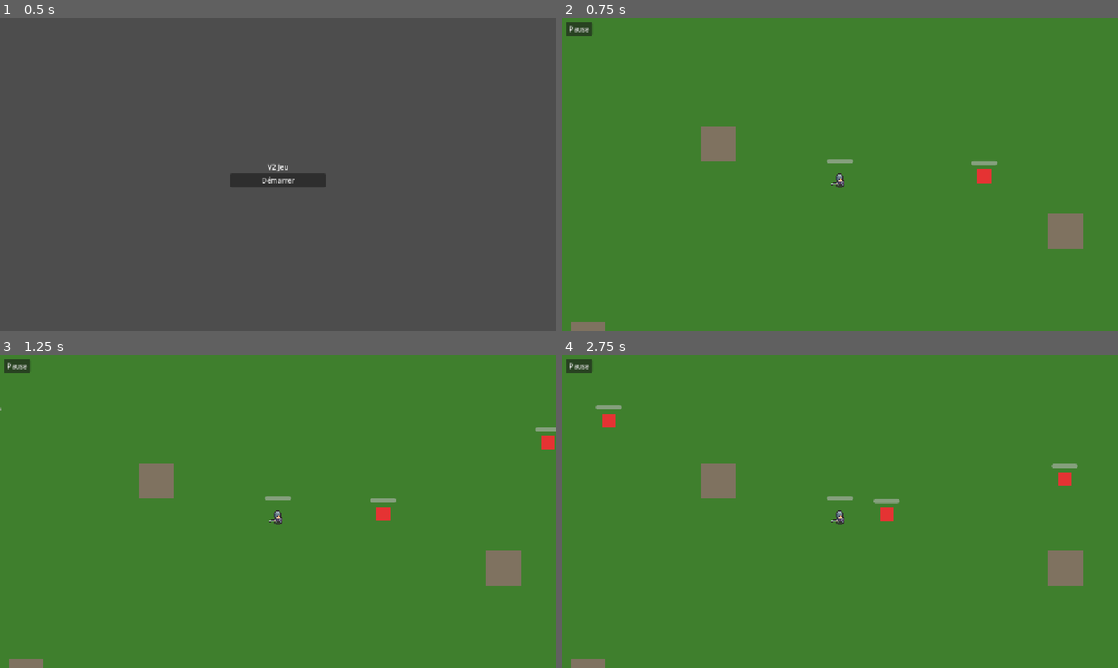
Above: before the commit, frames 1-4 (two rows, left to right).
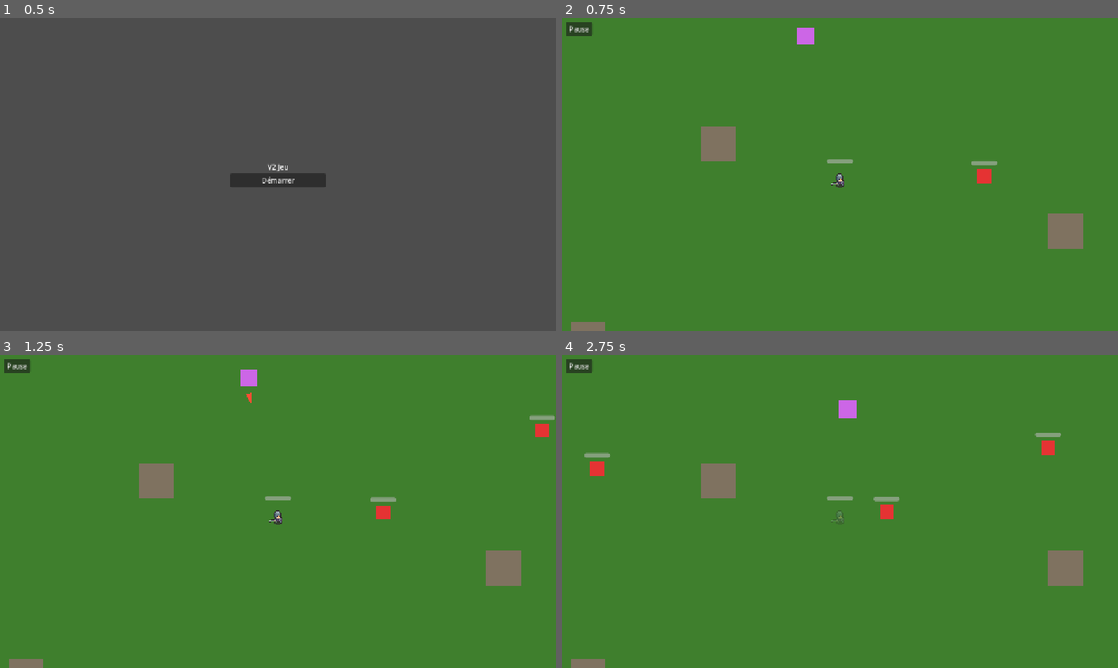
Above: after the commit, the same moments.

Repository: zwentty/v-2-jeu
Game: Godot game, scene res://scenes/menus/menu.tscn
Two runs of this game, one before a commit and one after it. Both use one fixed random seed, a clock stepped at 60 frames per second and the inputs below.
Inputs:
- Up to frame 1 (0.5 s): no input
- Up to frame 2 (0.75 s): click "Démarrer" at 0.5 s
- Up to frame 3 (1.25 s): no input
- Up to frame 4 (2.75 s): click "Pause" at 1.25 s; click "▶ Reprendre" at 2 s

Frame 1 is identical in both runs. In frame 2, 0.2% of the frame differs, in the area x 42-46%, y 3-9%; in frame 3, 0.5%; in frame 4, 1.1%, in the area x 4-93%, y 14-55%.

Commit message:
test

Diff:
--- a/scenes/enemy/enemy.gd
+++ b/scenes/enemy/enemy.gd
@@ -83,6 +83,12 @@
 	hitbox_shape.disabled = true
 	hitbox_visual.visible = false
 
+	# Désactiver les ennemis de la salle 2 jusqu'à ce que le joueur y entre
+	if room_number == 2:
+		visible = false
+		process_mode = Node.PROCESS_MODE_DISABLED
+		detection_area.monitoring = false
+
 	_pick_patrol_point()  # Choisir un premier point de patrouille
 
 # === BOUCLE PRINCIPALE ===
@@ -126,6 +132,7 @@
 func _state_engage(delta: float) -> void:
 	# Si le joueur disparaît ou change de salle → retourner en patrouille
 	if player == null or not _player_in_same_room():
+		player = null  # Réinitialiser la référence pour permettre une nouvelle détection
 		state = State.PATROL
 		_pick_patrol_point()
 		return
@@ -165,8 +172,12 @@
 
 		# Retourner en ENGAGE après la durée d'attaque
 		await get_tree().create_timer(HITBOX_ACTIVE_DURATION).timeout
-		if state == State.ATTACK and player:
+		if state == State.ATTACK and player and _player_in_same_room():
 			state = State.ENGAGE
+		elif state == State.ATTACK:
+			player = null  # Réinitialiser si joueur a changé de salle
+			state = State.PATROL
+			_pick_patrol_point()
 
 # DEAD : Ne rien faire (l'ennemi sera supprimé)
 func _state_dead() -> void:
@@ -197,7 +208,10 @@
 func _on_player_detected(body: Node2D) -> void:
 	if body.is_in_group("player") and state != State.DEAD:
 		player = body  # Mémoriser la référence au joueur
-		state = State.ENGAGE  # Passer en mode engagement
+
+		# Vérifier que le joueur est dans la même salle avant d'engager
+		if _player_in_same_room():
+			state = State.ENGAGE  # Passer en mode engagement seulement si même salle
 
 # === NAVIGATION ET MOUVEMENT ===
 
--- /dev/null
+++ b/scenes/enemy/ranged_enemy.gd
@@ -0,0 +1,299 @@
+extends CharacterBody2D
+# Ennemi à distance qui lance des projectiles
+# Reste à distance du joueur et tire périodiquement
+
+# === ÉNUMÉRATION DES ÉTATS ===
+enum State {
+	IDLE,    # Ennemi inactif
+	PATROL,  # Ennemi en patrouille
+	ENGAGE,  # Ennemi engagé (maintient distance optimale)
+	ATTACK,  # Ennemi en train de tirer
+	DEAD     # Ennemi mort
+}
+
+# === PARAMÈTRES EXPORTÉS ===
+@export var move_speed: float = 150.0           # Vitesse de déplacement (plus lent que l'ennemi mêlée)
+@export var health: int = 2                     # Points de vie (plus fragile)
+@export var shoot_cooldown: float = 2.0         # Temps entre deux tirs (secondes)
+@export var shoot_windup: float = 0.5           # Temps de préparation avant le tir
+@export var optimal_distance: float = 300.0     # Distance optimale par rapport au joueur
+@export var min_distance: float = 200.0         # Distance minimale (recule si plus proche)
+@export var max_distance: float = 400.0         # Distance maximale (avance si plus loin)
+@export var separation_radius: float = 60.0    # Rayon de séparation avec les autres ennemis
+@export var separation_force: float = 130.0    # Force de répulsion
+
+# === SCÈNE DU PROJECTILE ===
+@export var projectile_scene: PackedScene = preload("res://scenes/projectile/projectile.tscn")
+
+# === RÉFÉRENCES AUX NŒUDS ENFANTS ===
+@onready var nav_agent: NavigationAgent2D = $NavigationAgent2D
+@onready var detection_area: Area2D = $DetectionArea
+@onready var visual: ColorRect = $Visual  # Visuel temporaire (à remplacer par un sprite)
+
+# === VARIABLES D'ÉTAT ===
+var state: State = State.IDLE
+var player: Node2D = null
+var facing_direction: Vector2 = Vector2.RIGHT
+var patrol_target: Vector2 = Vector2.ZERO
+var patrol_timer: float = 0.0
+var shoot_timer: float = 0.0      # Cooldown entre les tirs
+var windup_timer: float = 0.0     # Timer de préparation du tir
+
+# === VARIABLES DE SALLE ===
+var room_number: int = 1
+var room_min_x: float = 0.0
+var room_max_x: float = 2560.0
+
+func _ready() -> void:
+	# Déterminer la salle en fonction de la position de spawn
+	if global_position.x < 2560.0:
+		room_number = 1
+		room_min_x = 0.0
+		room_max_x = 2560.0
+	else:
+		room_number = 2
+		room_min_x = 2560.0
+		room_max_x = 5120.0
+
+	# Configurer NavigationAgent2D
+	nav_agent.path_desired_distance = 4.0
+	nav_agent.target_desired_distance = 20.0
+	nav_agent.radius = 25.0
+	nav_agent.neighbor_distance = 250.0
+	nav_agent.max_neighbors = 8
+	nav_agent.max_speed = move_speed
+	nav_agent.avoidance_enabled = true
+	nav_agent.velocity_computed.connect(_on_velocity_computed)
+
+	# Enregistrer auprès de l'EnemyManager
+	EnemyManager.register(self)
+
+	# Connecter les signaux
+	detection_area.body_entered.connect(_on_player_detected)
+
+	# Désactiver les ennemis de la salle 2 jusqu'à ce que le joueur y entre
+	if room_number == 2:
+		visible = false
+		process_mode = Node.PROCESS_MODE_DISABLED
+		detection_area.monitoring = false
+
+	# Commencer en patrouille
+	state = State.PATROL
+	_pick_patrol_point()
+
+func _physics_process(delta: float) -> void:
+	# Décrémenter les timers
+	if shoot_timer > 0:
+		shoot_timer -= delta
+	if patrol_timer > 0:
+		patrol_timer -= delta
+
+	# Machine à états
+	match state:
+		State.IDLE:
+			_state_idle(delta)
+		State.PATROL:
+			_state_patrol(delta)
+		State.ENGAGE:
+			_state_engage(delta)
+		State.ATTACK:
+			_state_attack(delta)
+		State.DEAD:
+			_state_dead()
+
+# === ÉTATS ===
+
+# IDLE : Attendre avant de reprendre la patrouille
+func _state_idle(delta: float) -> void:
+	velocity = Vector2.ZERO
+	nav_agent.set_velocity(Vector2.ZERO)
+	move_and_slide()
+
+	if patrol_timer <= 0:
+		state = State.PATROL
+		_pick_patrol_point()
+
+# PATROL : Se déplacer vers un point de patrouille aléatoire
+func _state_patrol(delta: float) -> void:
+	_navigate_to(patrol_target)
+
+	if global_position.distance_to(patrol_target) < 30.0:
+		state = State.IDLE
+		patrol_timer = randf_range(1.0, 3.0)
+
+# ENGAGE : Maintenir distance optimale et tirer sur le joueur
+func _state_engage(delta: float) -> void:
+	# Si le joueur disparaît ou change de salle → retourner en patrouille
+	if player == null or not _player_in_same_room():
+		player = null
+		state = State.PATROL
+		_pick_patrol_point()
+		return
+
+	var dist = global_position.distance_to(player.global_position)
+
+	# Récupérer la position cible assignée par EnemyManager (cercle d'encerclement)
+	var target = EnemyManager.get_target_position(self)
+
+	_navigate_to(target)
+	_face_player()
+
+	# Tirer si le cooldown est prêt et dans la plage de distance
+	if shoot_timer <= 0 and dist >= min_distance and dist <= max_distance:
+		state = State.ATTACK
+		windup_timer = shoot_windup
+
+# ATTACK : Préparer et lancer le projectile
+func _state_attack(delta: float) -> void:
+	velocity = Vector2.ZERO
+	nav_agent.set_velocity(Vector2.ZERO)
+	move_and_slide()
+
+	# Continuer de regarder le joueur pendant la préparation
+	if player:
+		facing_direction = (player.global_position - global_position).normalized()
+
+	# Phase de préparation (windup)
+	if windup_timer > 0:
+		windup_timer -= delta
+		return
+
+	# Tirer le projectile
+	_shoot_projectile()
+	shoot_timer = shoot_cooldown
+
+	# Retourner en ENGAGE
+	if player and _player_in_same_room():
+		state = State.ENGAGE
+	else:
+		player = null
+		state = State.PATROL
+		_pick_patrol_point()
+
+# DEAD : Ne rien faire
+func _state_dead() -> void:
+	velocity = Vector2.ZERO
+	nav_agent.set_velocity(Vector2.ZERO)
+
+# === MÉTHODES AUXILIAIRES ===
+
+# Détection du joueur
+func _on_player_detected(body: Node2D) -> void:
+	if body.is_in_group("player") and state != State.DEAD:
+		player = body
+
+		# Vérifier que le joueur est dans la même salle avant d'engager
+		if _player_in_same_room():
+			state = State.ENGAGE
+
+# Navigation vers une cible
+func _navigate_to(target: Vector2) -> void:
+	nav_agent.set_target_position(target)
+
+	if nav_agent.is_navigation_finished():
+		return
+
+	var next_pos = nav_agent.get_next_path_position()
+	var direction = (next_pos - global_position).normalized()
+
+	# Ajouter séparation avec les autres ennemis
+	var separation = _calculate_separation()
+
+	# Ajouter évitement du joueur (importante pour ne pas le traverser)
+	var player_avoidance = _calculate_player_avoidance()
+
+	# Combiner toutes les forces
+	direction = (direction + separation + player_avoidance).normalized()
+
+	var desired_velocity = direction * move_speed
+	nav_agent.set_velocity(desired_velocity)
+
+# Callback de NavigationAgent2D
+func _on_velocity_computed(safe_velocity: Vector2) -> void:
+	velocity = safe_velocity
+	move_and_slide()
+
+# Calcul de la force de séparation avec les autres ennemis
+func _calculate_separation() -> Vector2:
+	var separation = Vector2.ZERO
+	var nearby_enemies = get_tree().get_nodes_in_group("enemy")
+
+	for enemy in nearby_enemies:
+		if enemy == self or not is_instance_valid(enemy):
+			continue
+
+		var dist = global_position.distance_to(enemy.global_position)
+		if dist < separation_radius and dist > 0:
+			var away = (global_position - enemy.global_position).normalized()
+			separation += away * (separation_radius - dist) / separation_radius
+
+	return separation.normalized() * separation_force if separation.length() > 0 else Vector2.ZERO
+
+# Calcul de la force d'évitement du joueur (pour contourner au lieu de traverser)
+func _calculate_player_avoidance() -> Vector2:
+	if player == null:
+		return Vector2.ZERO
+
+	var dist = global_position.distance_to(player.global_position)
+	var avoidance_radius = min_distance * 0.8  # Commence à éviter à 80% de la distance minimale
+
+	# Si trop proche du joueur, force de répulsion forte
+	if dist < avoidance_radius and dist > 0:
+		var away = (global_position - player.global_position).normalized()
+		var strength = (avoidance_radius - dist) / avoidance_radius  # Force proportionnelle
+		return away * separation_force * strength * 1.5  # 1.5x plus fort que séparation entre ennemis
+
+	return Vector2.ZERO
+
+# Oriente l'ennemi vers le joueur
+func _face_player() -> void:
+	if player:
+		facing_direction = (player.global_position - global_position).normalized()
+
+# Vérifie si le joueur est dans la même salle
+func _player_in_same_room() -> bool:
+	return (room_number == 1 and player.global_position.x < 2560.0) or \
+	       (room_number == 2 and player.global_position.x >= 2560.0)
+
+# Choisit un point de patrouille aléatoire
+func _pick_patrol_point() -> void:
+	var offset := Vector2(randf_range(-150, 150), randf_range(-150, 150))
+	patrol_target = global_position + offset
+	patrol_target.x = clamp(patrol_target.x, room_min_x + 100, room_max_x - 100)
+
+# Tire un projectile vers le joueur
+func _shoot_projectile() -> void:
+	if projectile_scene == null or player == null:
+		return
+
+	# Instancier le projectile
+	var projectile = projectile_scene.instantiate()
+	get_tree().root.add_child(projectile)
+
+	# Positionner le projectile devant l'ennemi
+	projectile.global_position = global_position + facing_direction * 20.0
+
+	# Définir la direction du projectile
+	projectile.set_direction(facing_direction)
+
+# === SYSTÈME DE SANTÉ ===
+
+# Infliger des dégâts à l'ennemi
+func take_damage(amount: int) -> void:
+	if state == State.DEAD:
+		return
+
+	health -= amount
+
+	if health <= 0:
+		die()
+
+# Mort de l'ennemi
+func die() -> void:
+	state = State.DEAD
+	EnemyManager.unregister(self)
+
+	# Animation de mort (fade out simple)
+	var tween = create_tween()
+	tween.tween_property(visual, "modulate:a", 0.0, 0.3)
+	tween.tween_callback(queue_free)
--- /dev/null
+++ b/scenes/enemy/ranged_enemy.tscn
@@ -0,0 +1,34 @@
+[gd_scene format=3 uid="uid://dmciy24fnm8cw"]
+
+[ext_resource type="Script" path="res://scenes/enemy/ranged_enemy.gd" id="1_ranged"]
+
+[sub_resource type="RectangleShape2D" id="RectangleShape2D_1"]
+size = Vector2(40, 40)
+
+[sub_resource type="CircleShape2D" id="CircleShape2D_1"]
+radius = 350.0
+
+[node name="RangedEnemy" type="CharacterBody2D" groups=["enemy"]]
+collision_layer = 4
+collision_mask = 2
+script = ExtResource("1_ranged")
+
+[node name="CollisionShape2D" type="CollisionShape2D" parent="."]
+shape = SubResource("RectangleShape2D_1")
+
+[node name="Visual" type="ColorRect" parent="."]
+offset_left = -20.0
+offset_top = -20.0
+offset_right = 20.0
+offset_bottom = 20.0
+color = Color(0.8, 0.4, 0.9, 1)
+
+[node name="NavigationAgent2D" type="NavigationAgent2D" parent="."]
+
+[node name="DetectionArea" type="Area2D" parent="."]
+collision_layer = 0
+collision_mask = 1
+
+[node name="CollisionShape2D" type="CollisionShape2D" parent="DetectionArea"]
+shape = SubResource("CircleShape2D_1")
+debug_color = Color(0, 0.6, 0.7, 0.15)
--- /dev/null
+++ b/scenes/projectile/projectile.gd
@@ -0,0 +1,43 @@
+extends Area2D
+# Projectile lancé par un ennemi à distance
+# Se déplace en ligne droite et inflige des dégâts au joueur
+
+# === PARAMÈTRES EXPORTÉS ===
+@export var speed: float = 400.0        # Vitesse du projectile (pixels/sec)
+@export var damage: int = 1             # Dégâts infligés
+@export var lifetime: float = 3.0       # Durée de vie avant destruction automatique (secondes)
+
+# === VARIABLES ===
+var direction: Vector2 = Vector2.RIGHT  # Direction du déplacement
+var _lifetime_timer: float = 0.0        # Timer interne pour la durée de vie
+
+func _ready() -> void:
+	# Connecter le signal de collision
+	body_entered.connect(_on_body_entered)
+
+	# Orienter le sprite vers la direction
+	rotation = direction.angle()
+
+func _physics_process(delta: float) -> void:
+	# Déplacer le projectile
+	position += direction * speed * delta
+
+	# Gérer la durée de vie
+	_lifetime_timer += delta
+	if _lifetime_timer >= lifetime:
+		queue_free()
+
+# Initialise la direction du projectile (appelé par l'ennemi qui le lance)
+func set_direction(dir: Vector2) -> void:
+	direction = dir.normalized()
+	rotation = direction.angle()
+
+# Collision avec un corps (joueur ou mur)
+func _on_body_entered(body: Node2D) -> void:
+	if body.is_in_group("player"):
+		# Infliger des dégâts au joueur
+		if body.has_method("take_damage"):
+			body.take_damage(damage)
+
+	# Détruire le projectile dans tous les cas (mur ou joueur)
+	queue_free()
--- /dev/null
+++ b/scenes/projectile/projectile.tscn
@@ -0,0 +1,18 @@
+[gd_scene load_steps=3 format=3 uid="uid://bqm5y7x8v3fhs"]
+
+[ext_resource type="Script" path="res://scenes/projectile/projectile.gd" id="1_projectile"]
+
+[sub_resource type="CircleShape2D" id="CircleShape2D_1"]
+radius = 8.0
+
+[node name="Projectile" type="Area2D"]
+collision_layer = 8
+collision_mask = 3
+script = ExtResource("1_projectile")
+
+[node name="CollisionShape2D" type="CollisionShape2D" parent="."]
+shape = SubResource("CircleShape2D_1")
+
+[node name="Visual" type="Polygon2D" parent="."]
+color = Color(1, 0.3, 0.2, 1)
+polygon = PackedVector2Array(-12, -6, 12, 0, -12, 6)
--- a/scenes/world/world.tscn
+++ b/scenes/world/world.tscn
@@ -3,6 +3,7 @@
 [ext_resource type="PackedScene" path="res://scenes/player/player.tscn" id="1"]
 [ext_resource type="PackedScene" uid="uid://ce4ongkgfv5d8" path="res://scenes/enemy/enemy.tscn" id="2"]
 [ext_resource type="Script" uid="uid://dd53atsdnstmg" path="res://scenes/world/world.gd" id="3"]
+[ext_resource type="PackedScene" uid="uid://c3d4e5f6g7h8i9" path="res://scenes/enemy/ranged_enemy.tscn" id="4"]
 
 [sub_resource type="RectangleShape2D" id="1"]
 size = Vector2(2560, 32)
@@ -272,6 +273,15 @@
 [node name="Enemy5" parent="." unique_id=423360872 instance=ExtResource("2")]
 position = Vector2(2200, 1200)
 
+[node name="RangedEnemy1" parent="." instance=ExtResource("4")]
+position = Vector2(800, 300)
+
+[node name="RangedEnemy2" parent="." instance=ExtResource("4")]
+position = Vector2(1800, 1100)
+
+[node name="RangedEnemy3" parent="." instance=ExtResource("4")]
+position = Vector2(1200, 400)
+
 [node name="Enemy6" parent="." unique_id=695483206 instance=ExtResource("2")]
 position = Vector2(3200, 600)
 
--- a/scripts/enemy_manager.gd
+++ b/scripts/enemy_manager.gd
@@ -23,26 +23,38 @@
 const RUSH_DURATION := 2.0         # Durée du mode rush après déclenchement (en secondes)
 
 # === VARIABLES D'ÉTAT ===
-var _enemies: Array[Node] = []           # Liste de tous les ennemis enregistrés
+var _enemies: Array[Node] = []           # Liste des ennemis de mêlée
+var _ranged_enemies: Array[Node] = []    # Liste des ennemis à distance
 var _roles: Dictionary = {}              # Dictionnaire : instance_id → Role assigné
 var _target_positions: Dictionary = {}   # Dictionnaire : instance_id → Vector2 position cible
 var _player: Node2D = null               # Référence au joueur
 var _timer: float = 0.0                  # Timer pour la réassignation périodique des rôles
-var _rush_mode: bool = false             # Mode rush actif (tous les ennemis attaquent)
+var _rush_mode: bool = false             # Mode rush actif (tous les ennemis de mêlée attaquent)
 var _rush_cooldown: float = 0.0          # Temps restant avant désactivation du mode rush
+var _room2_activated: bool = false       # Indique si la salle 2 a été activée
 
 # === FONCTIONS PUBLIQUES (API pour les ennemis) ===
 
 # Enregistre un ennemi dans le système de coordination
 func register(enemy: Node) -> void:
-	if enemy in _enemies:  # Empêcher les doublons
-		return
-	_enemies.append(enemy)
+	# Déterminer le type d'ennemi (mêlée ou à distance)
+	var is_ranged = enemy.get_script().resource_path.contains("ranged_enemy")
+
+	if is_ranged:
+		if enemy in _ranged_enemies:
+			return
+		_ranged_enemies.append(enemy)
+	else:
+		if enemy in _enemies:
+			return
+		_enemies.append(enemy)
+
 	enemy.set_meta("assigned", false)  # Métadonnée pour tracking de l'assignation
 
 # Désenregistre un ennemi (appelé quand il meurt)
 func unregister(enemy: Node) -> void:
 	_enemies.erase(enemy)
+	_ranged_enemies.erase(enemy)
 	_roles.erase(enemy.get_instance_id())          # Nettoyer le rôle assigné
 	_target_positions.erase(enemy.get_instance_id())  # Nettoyer la position cible
 
@@ -70,6 +82,11 @@
 		return
 	_cleanup()  # Nettoyer les ennemis morts/invalides
 
+	# Activer les ennemis de la salle 2 quand le joueur y entre
+	if not _room2_activated and _player.global_position.x >= 2560.0:
+		_activate_room2()
+		_room2_activated = true
+
 	# Décrémenter le cooldown du mode rush
 	if _rush_cooldown > 0.0:
 		_rush_cooldown -= delta
@@ -78,7 +95,8 @@
 	_timer += delta
 	if _timer >= UPDATE_RATE:
 		_timer = 0.0
-		_reassign_roles()
+		_reassign_roles()           # Ennemis de mêlée
+		_reassign_ranged_roles()    # Ennemis à distance
 
 # Trouve et stocke la référence au joueur
 func _find_player() -> void:
@@ -90,8 +108,72 @@
 # Nettoie la liste des ennemis en retirant ceux qui sont morts ou invalides
 func _cleanup() -> void:
 	_enemies = _enemies.filter(func(e): return is_instance_valid(e) and e.state != e.State.DEAD)
+	_ranged_enemies = _ranged_enemies.filter(func(e): return is_instance_valid(e) and e.state != e.State.DEAD)
+
+# Active tous les ennemis de la salle 2
+func _activate_room2() -> void:
+	# Activer ennemis de mêlée
+	for enemy in _enemies:
+		if is_instance_valid(enemy) and enemy.room_number == 2:
+			enemy.visible = true
+			enemy.process_mode = Node.PROCESS_MODE_INHERIT
+			enemy.detection_area.monitoring = true
+
+	# Activer ennemis à distance
+	for enemy in _ranged_enemies:
+		if is_instance_valid(enemy) and enemy.room_number == 2:
+			enemy.visible = true
+			enemy.process_mode = Node.PROCESS_MODE_INHERIT
+			enemy.detection_area.monitoring = true
 
 # === LOGIQUE DE RÉASSIGNATION DES RÔLES ===
+
+# Réassigne les positions des ennemis à distance (cercle autour du joueur)
+func _reassign_ranged_roles() -> void:
+	if _ranged_enemies.size() == 0 or _player == null:
+		return
+
+	# Filtrer les ennemis à distance engagés (ENGAGE ou ATTACK)
+	var engaged_ranged = _get_engaged_ranged_enemies()
+	if engaged_ranged.size() == 0:
+		return
+
+	var player_pos = _player.global_position
+
+	# Positionner les ennemis en cercle autour du joueur à leur distance optimale
+	var angle_step = TAU / engaged_ranged.size()  # TAU = 2*PI, répartition uniforme
+
+	# Trier les ennemis par angle actuel pour minimiser les croisements
+	var enemies_with_angles = []
+	for enemy in engaged_ranged:
+		var to_enemy = enemy.global_position - player_pos
+		var current_angle = atan2(to_enemy.y, to_enemy.x)
+		enemies_with_angles.append({"enemy": enemy, "angle": current_angle})
+
+	# Trier par angle croissant
+	enemies_with_angles.sort_custom(func(a, b): return a.angle < b.angle)
+
+	for i in range(enemies_with_angles.size()):
+		var enemy = enemies_with_angles[i].enemy
+		var optimal_dist = enemy.optimal_distance  # Distance optimale de l'ennemi
+
+		# Calculer l'angle cible pour cet ennemi (répartition uniforme)
+		var angle = angle_step * i
+
+		# Position cible sur le cercle
+		var offset = Vector2(cos(angle), sin(angle)) * optimal_dist
+		var target_pos = player_pos + offset
+
+		# Assigner la position cible
+		_target_positions[enemy.get_instance_id()] = target_pos
+
+# Retourne la liste des ennemis à distance engagés (ENGAGE ou ATTACK uniquement)
+func _get_engaged_ranged_enemies() -> Array:
+	var engaged = []
+	for enemy in _ranged_enemies:
+		if is_instance_valid(enemy) and (enemy.state == enemy.State.ENGAGE or enemy.state == enemy.State.ATTACK):
+			engaged.append(enemy)
+	return engaged
 
 func _reassign_roles() -> void:
 	if _enemies.size() == 0 or _player == null:
@@ -126,10 +208,9 @@
 	# Appliquer la stratégie tactique selon le nombre d'ennemis
 	_reset_assignments()
 	match engaged.size():
-		0, 1, 2:
-			_apply_direct_pursuit(engaged, future_pos)
-		3:
-			_apply_triangle_formation(engaged, future_pos, player_dir)
+		0, 1, 2, 3:
+			# Poursuite directe : les ennemis suivent la position actuelle du joueur
+			_apply_direct_pursuit(engaged, _player.global_position)
 		_:
 			_apply_advanced_tactics(engaged, future_pos, player_dir)
 
